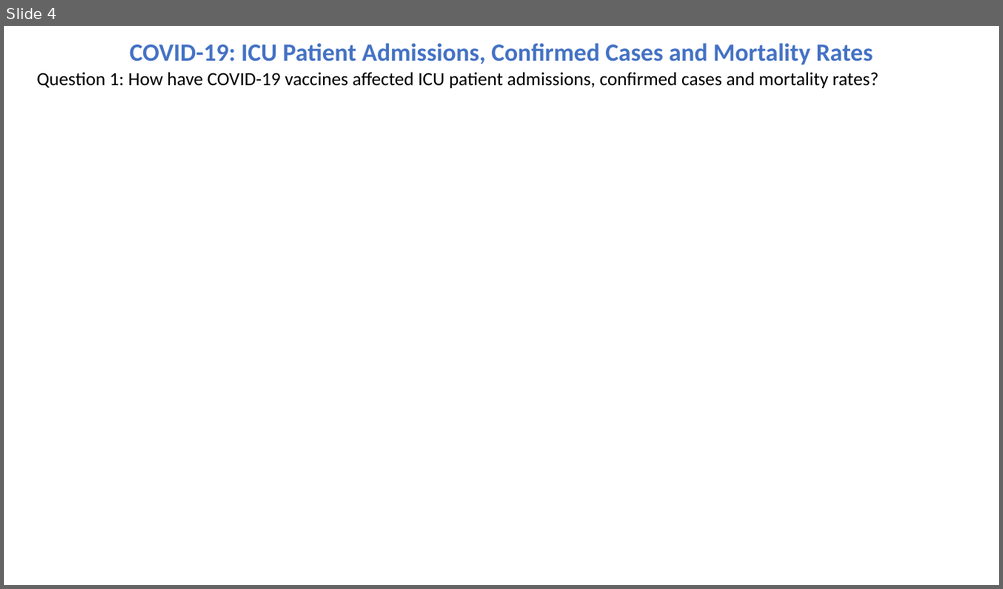
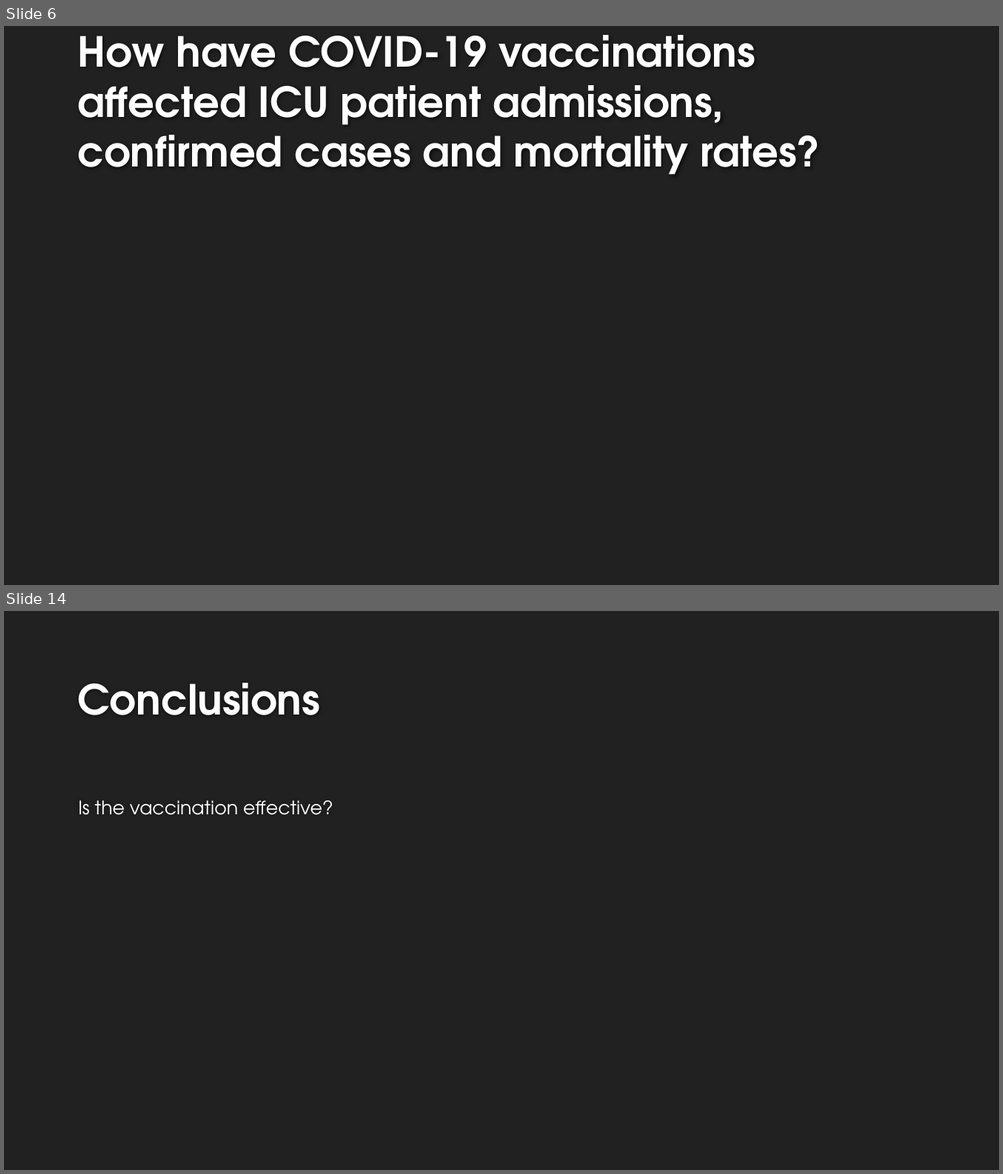
Before and after one commit to cmorrow28/project_one, a slide deck: Covid19_Presentation_Final.pptx. Shown one above the other, each under a label of ours: slide 4 before the commit, slides 6 and 14 after it; the slides between them are not shown. The pictures are 1003x589 and 1003x1174 pixels, drawn with LibreOffice and Linux fonts; fonts in the diff are those of the drawing; background and template pictures are left out. Boxes give left, top, right and bottom in pixels: in the first picture for what was removed or moved away, otherwise in the second. Text is boxed around its words. In the diff, an @@ line names an element or a change of style, - is before the commit and + after.

```diff
--- a/Covid19_Presentation_Final.pptx
+++ b/Covid19_Presentation_Final.pptx
@@ slide 14 added at box(4, 611, 999, 1170), background #212121 @@
@@ title added at box(77, 683, 320, 715), 40 pt, text #FEFEFE, bold @@
+Conclusions
@@ text added at box(78, 800, 333, 815), 18 pt, text #FFFFFF @@
+Is the vaccination effective?
@@ what was slide 4 is now slide 6 @@
@@ slide 6 changed as well @@
@@ background #FFFFFF to #212121 @@
@@ title "How have COVID-19 vaccinations affected ..." at box(77, 35, 820, 175): vertical alignment top to bottom @@
@@ title at box(77, 35, 820, 175): text changed; size 18 to 40 pt; font Calibri to TeX Gyre Adventor; text colour #000000 to #FEFEFE; bold on @@
-Question 1: How have COVID-19 vaccines affected ICU patient admissions, confirmed cases and mortality rates?
+How have COVID-19 vaccinations affected ICU patient admissions, confirmed cases and mortality rates?
@@ text removed at box(130, 43, 873, 65) @@
-COVID-19: ICU Patient Admissions, Confirmed Cases and Mortality Rates
```
Also in this commit, not shown: 5 other slides changed, 7 other slides added, 4 slides removed.
